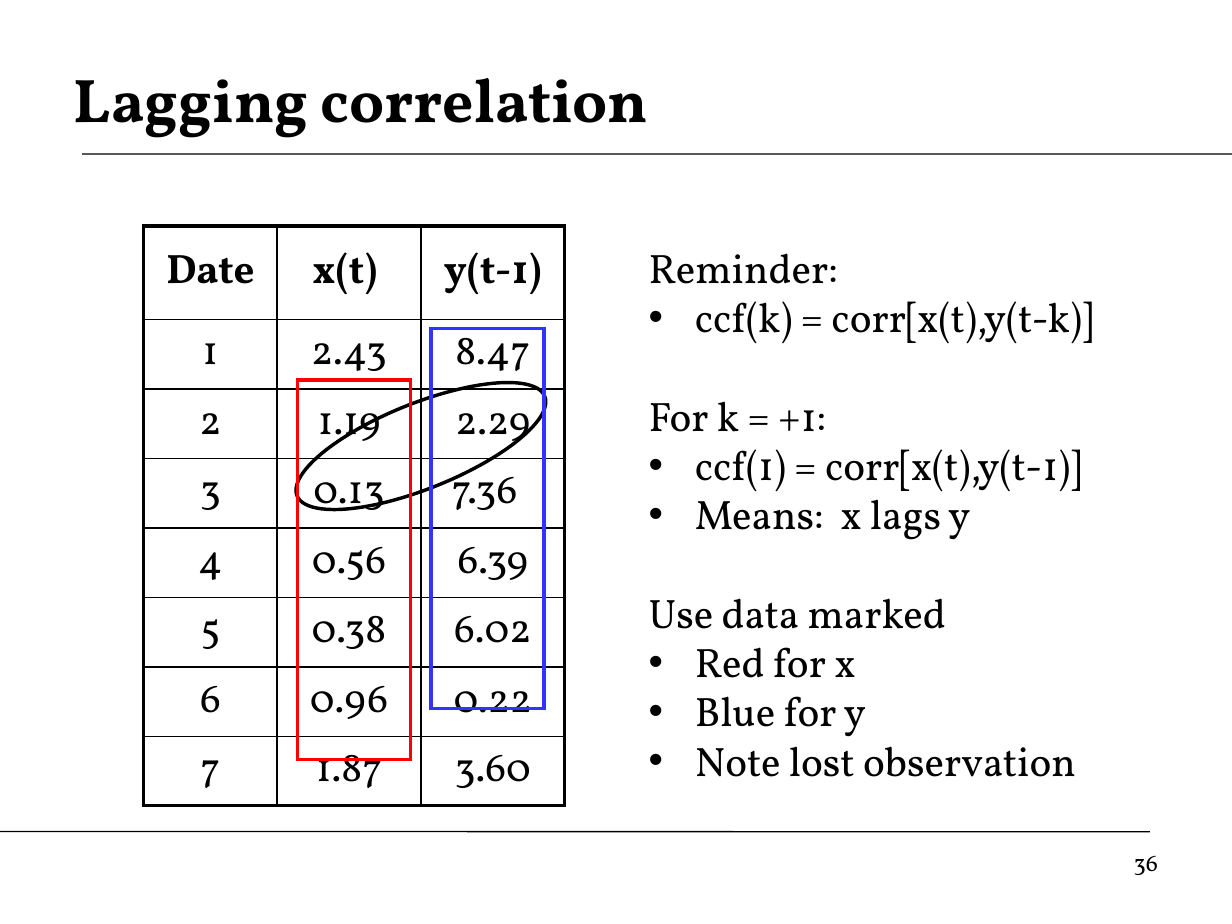
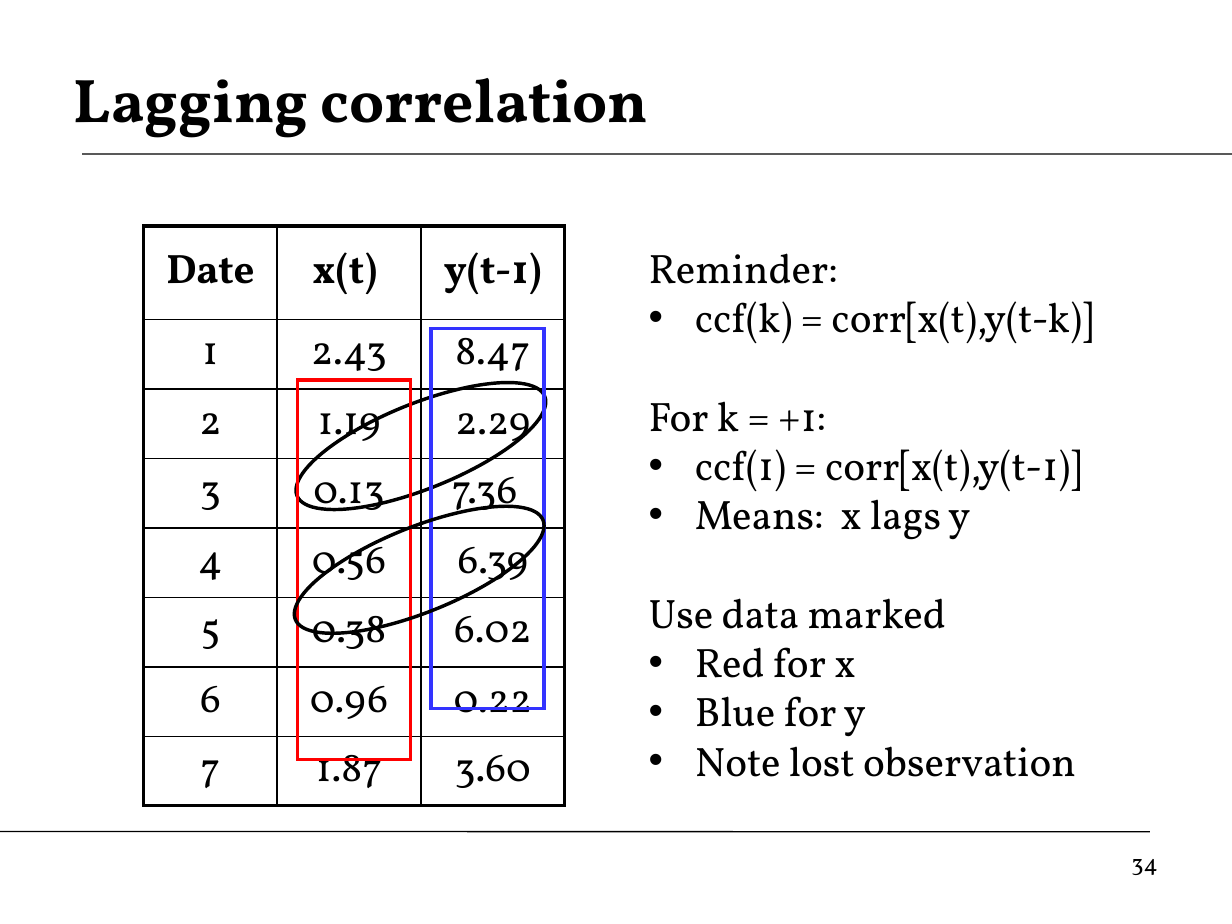
Before and after one commit to DaveBackus/Global_Economy, a slide deck: slide 34 of Slides/slides_indicators_inflation_f14.pptx (slide 36 before the commit). Drawn at 1232x924 pixels with LibreOffice and Linux fonts; fonts in the diff are those of the drawing. Boxes give left, top, right and bottom in pixels: in the first picture for what was removed or moved away, otherwise in the second. Text is boxed around its words. In the diff, an @@ line names an element or a change of style, - is before the commit and + after.

```diff
--- a/Slides/slides_indicators_inflation_f14.pptx
+++ b/Slides/slides_indicators_inflation_f14.pptx
@@ ellipse added at bbox=[280, 481, 559, 659], outline #000000 2 pt @@
@@ page number at bbox=[1131, 859, 1158, 875]: text changed @@
-36
+34
```
Also in this commit, not shown: 7 other slides changed, 2 slides added, 1 slide removed, 27 other files.
